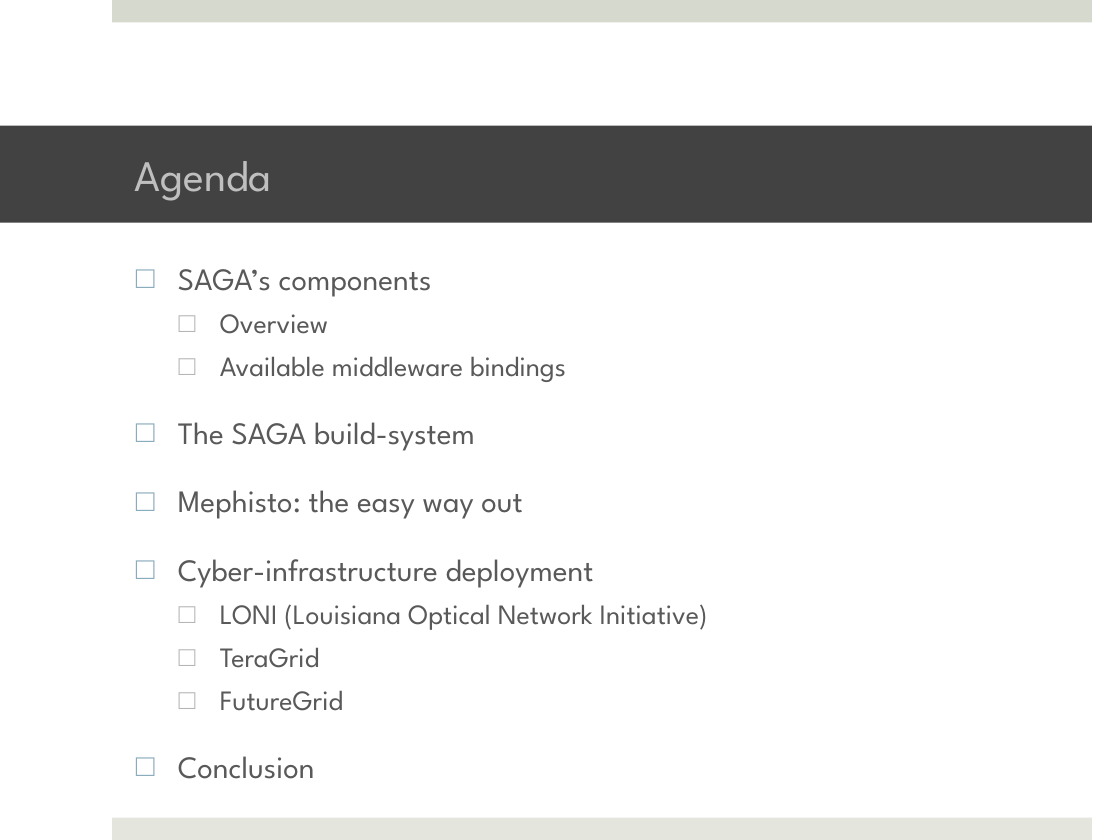
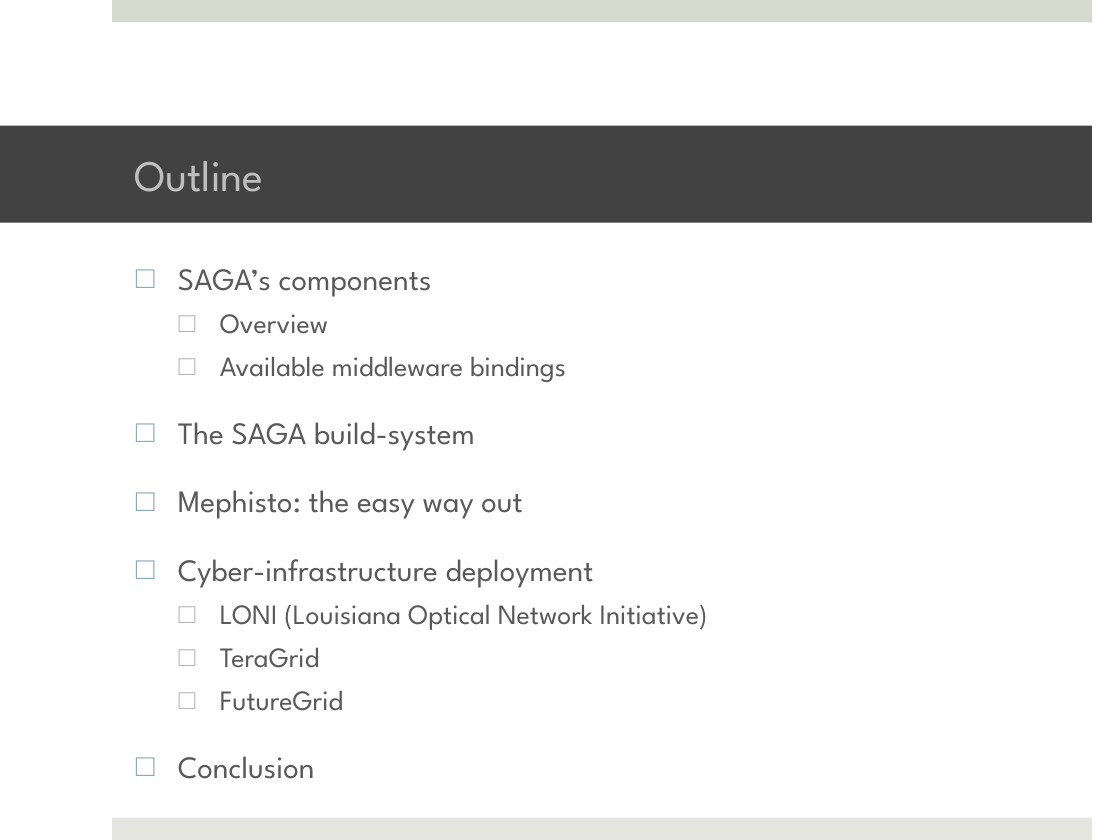
Before and after one commit to saga-project/saga-cpp-legacy-projects, a slide deck: slide 2 of tutorial/general_tutorial/Installation.pptx. Drawn at 1120x840 pixels with LibreOffice and Linux fonts; fonts in the diff are those of the drawing; background and template pictures are left out. Boxes give left, top, right and bottom in pixels: in the first picture for what was removed or moved away, otherwise in the second. Text is boxed around its words. In the diff, an @@ line names an element or a change of style, - is before the commit and + after.

Commit message:
Insignificant/accidental change in Installation.pptx
  In README, futuregrid --> Cyder

```diff
--- a/tutorial/general_tutorial/Installation.pptx
+++ b/tutorial/general_tutorial/Installation.pptx
@@ title at bbox=[134, 161, 263, 192]: text changed @@
-Agenda
+Outline
```
Also in this commit, not shown: 1 other file.
